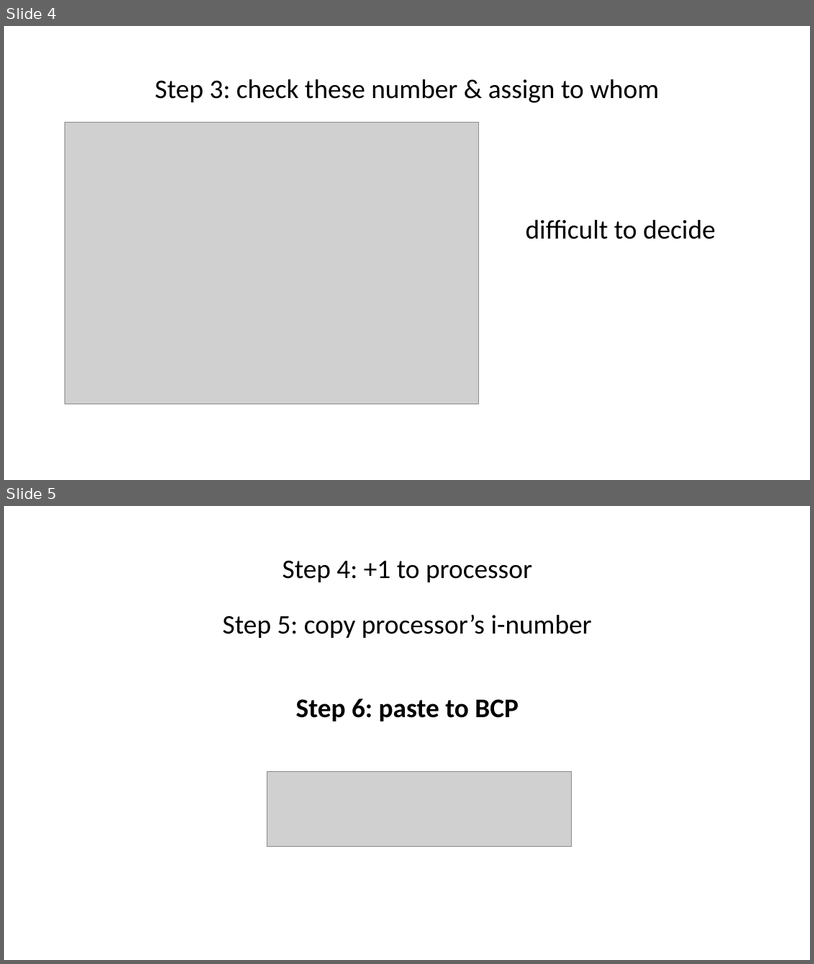
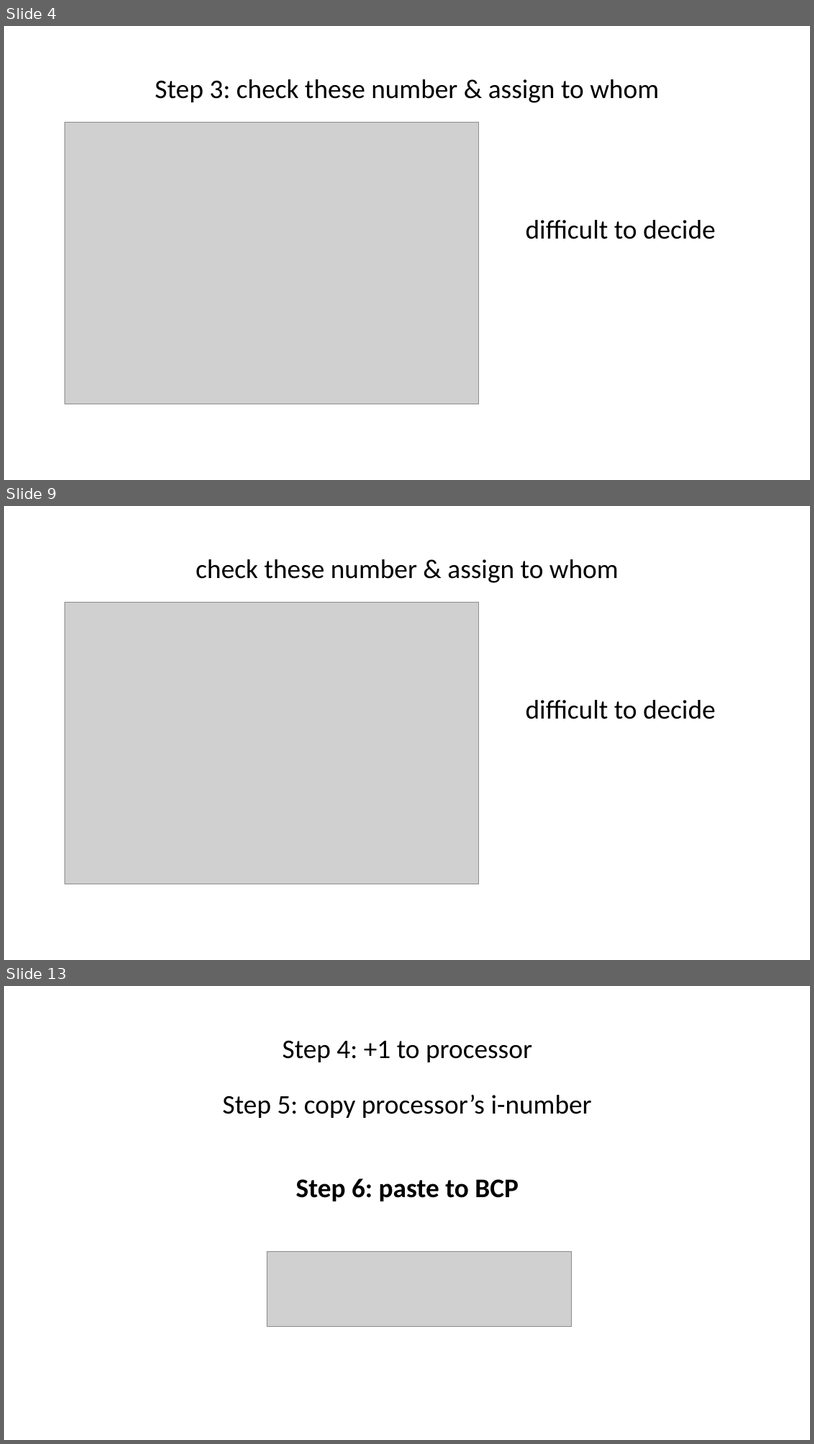
Before and after one commit to Ahaan17Saroch/Queue-Manager-Cloud-Dispatcher, a slide deck: SAP精简版.pptx. Shown one above the other, each under a label of ours: slides 4 and 5 before the commit, slides 4, 9 and 13 after it; the slides between them are not shown. The pictures are 814x964 and 814x1444 pixels, drawn with LibreOffice and Linux fonts; fonts in the diff are those of the drawing; grey boxes stand for pictures. Boxes give left, top, right and bottom in pixels: in the first picture for what was removed or moved away, otherwise in the second. Text is boxed around its words. In the diff, an @@ line names an element or a change of style, - is before the commit and + after.

```diff
--- a/SAP精简版.pptx
+++ b/SAP精简版.pptx
@@ slide 9 added at (4, 506, 810, 960), background #FFFFFF @@
@@ text added at (196, 559, 619, 583), 32 pt, text #000000 @@
+check these number & assign to whom
@@ picture added at (64, 602, 479, 883) @@
@@ text added at (526, 700, 716, 719), 32 pt, text #000000 @@
+difficult to decide
@@ what was slide 5 is now slide 13 @@
```
Also in this commit, not shown: 3 slides changed, 8 other slides added, 1 slide removed, 3 other files.
